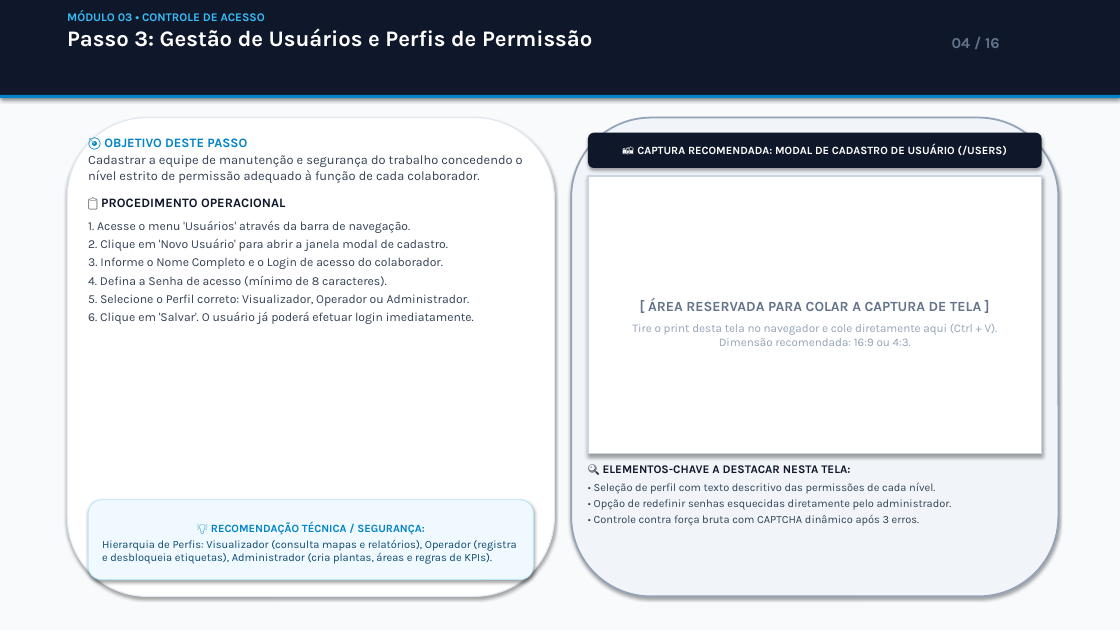
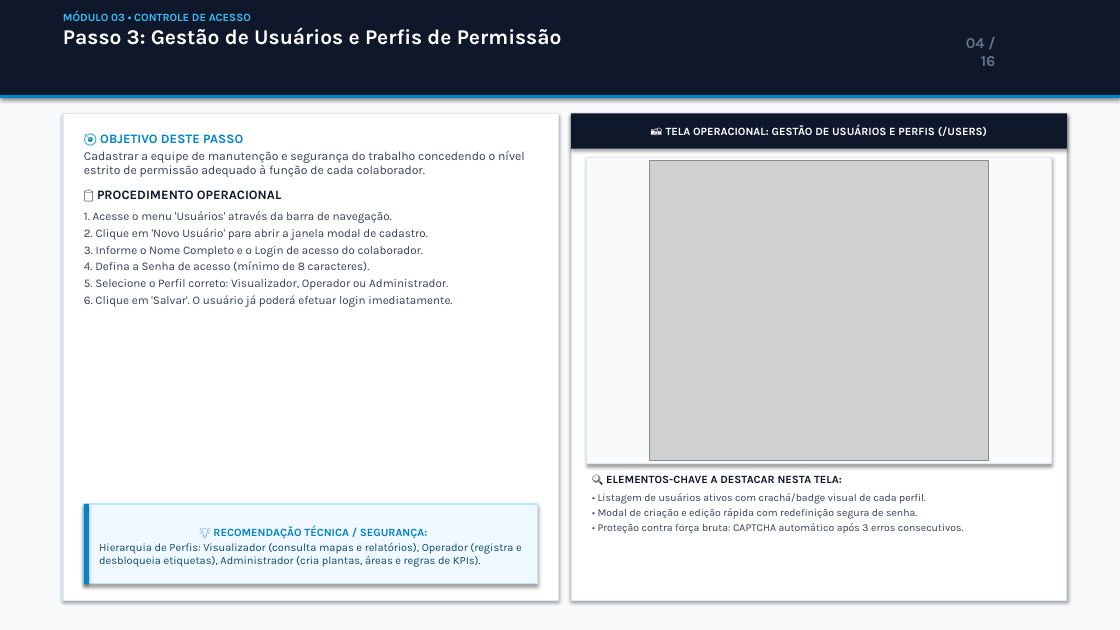
Before and after one commit to devrodrigo777/factory_map_1_online, a slide deck: slide 4 of client/public/Passo_a_Passo_EasyLOTOTO_for_Knauf.pptx. Drawn at 1120x630 pixels with LibreOffice and Linux fonts; fonts in the diff are those of the drawing; grey boxes stand for pictures. Boxes give left, top, right and bottom in pixels: in the first picture for what was removed or moved away, otherwise in the second. Text is boxed around its words. In the diff, an @@ line names an element or a change of style, - is before the commit and + after.

Commit message:
docs: update Passo_a_Passo_EasyLOTOTO_for_Knauf.pptx with embedded screenshots and clean rectangular design

```diff
--- a/client/public/Passo_a_Passo_EasyLOTOTO_for_Knauf.pptx
+++ b/client/public/Passo_a_Passo_EasyLOTOTO_for_Knauf.pptx
@@ text "MÓDULO 03 • CONTROLE DE ..." at [63, 11, 562, 45]: size 10 to 9.5 pt in "MÓDULO 03 • CONTROLE DE ACESSO"; size 19 to 18 pt in "Passo 3: Gestão de Usuários e Perfis ..." @@
@@ text "04 / 16" rewrapped from [952, 38, 1000, 48] to [966, 38, 996, 66] @@
@@ rectangle: place and size @@
-rectangle at [67, 118, 555, 597]
+rectangle at [63, 113, 559, 601]
@@ rectangle at [63, 113, 559, 601]: rounded rectangle to rectangle @@
@@ rectangle "📸 TELA OPERACIONAL: GESTÃO DE ...": place and size @@
-rectangle "📸 TELA OPERACIONAL: GESTÃO DE ..." at [588, 176, 1042, 454]
+rectangle "📸 TELA OPERACIONAL: GESTÃO DE ..." at [571, 113, 1067, 149]
@@ rectangle "📸 TELA OPERACIONAL: GESTÃO DE ..." at [571, 113, 1067, 149]: fill #FFFFFF to #0F172A; outline #CBD5E1 1.5 pt to none @@
@@ rounded rectangle removed at [571, 118, 1059, 597] @@
@@ rectangle added at [571, 113, 1067, 601], fill #FFFFFF, outline #E2E8F0 1 pt @@
@@ rounded rectangle removed at [588, 133, 1042, 168] @@
-📸 CAPTURA RECOMENDADA: MODAL DE CADASTRO DE USUÁRIO (/USERS)
@@ text in rectangle at [666, 125, 987, 136]: text changed; size 10 to 9.5 pt; text colour #94A3B8 to #FFFFFF; bold on @@
-[ ÁREA RESERVADA PARA COLAR A CAPTURA DE TELA ]
-Tire o print desta tela no navegador e cole diretamente aqui (Ctrl + V).
-Dimensão recomendada: 16:9 ou 4:3.
+📸 TELA OPERACIONAL: GESTÃO DE USUÁRIOS E PERFIS (/USERS)
@@ text at [84, 151, 525, 307]: size 11 to 10.5 pt in "Cadastrar a equipe de manutenção e segurança ..."; size 10.5 to 10 pt in "1. Acesse o menu 'Usuários' através da ...", "2. Clique em 'Novo Usuário' para abrir ...", "3. Informe o Nome Completo e o ...", "4. Defina a Senha de acesso (mínimo ..." and 2 more places; less space between paragraphs @@
@@ rectangle added at [586, 157, 1052, 464], fill #F8FAFC, outline #E2E8F0 1 pt @@
@@ picture added at [650, 160, 989, 460] @@
@@ text "🔍 ELEMENTOS-CHAVE A DESTACAR NESTA ...": place and size @@
-text "🔍 ELEMENTOS-CHAVE A DESTACAR NESTA ..." at [594, 465, 952, 526]
+text "🔍 ELEMENTOS-CHAVE A DESTACAR NESTA ..." at [598, 475, 964, 534]
@@ text at [606, 475, 842, 483]: size 10 to 9.5 pt in "🔍 ELEMENTOS-CHAVE A DESTACAR NESTA TELA:" @@
@@ rectangle "💡 RECOMENDAÇÃO TÉCNICA / SEGURANÇA:": place and size @@
-rectangle "💡 RECOMENDAÇÃO TÉCNICA / SEGURANÇA:" at [88, 500, 534, 580]
+rectangle "💡 RECOMENDAÇÃO TÉCNICA / SEGURANÇA:" at [84, 504, 538, 584]
@@ rectangle "💡 RECOMENDAÇÃO TÉCNICA / SEGURANÇA:" at [84, 504, 538, 584]: rounded rectangle to rectangle; outline #BAE6FD 0.75 pt to #BAE6FD 1 pt @@
@@ rectangle added at [84, 504, 89, 584], fill #0284C7 @@
@@ text at [598, 493, 964, 534]: text changed; size 9.5 to 9 pt @@
-• Seleção de perfil com texto descritivo das permissões de cada nível.
-• Opção de redefinir senhas esquecidas diretamente pelo administrador.
-• Controle contra força bruta com CAPTCHA dinâmico após 3 erros.
+• Listagem de usuários ativos com crachá/badge visual de cada perfil.
+• Modal de criação e edição rápida com redefinição segura de senha.
+• Proteção contra força bruta: CAPTCHA automático após 3 erros consecutivos.
```
Also in this commit, not shown: 15 other slides changed, 1 other file.
